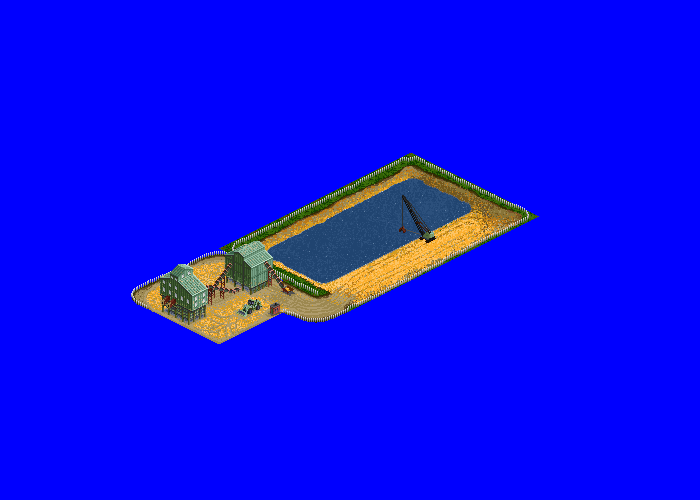
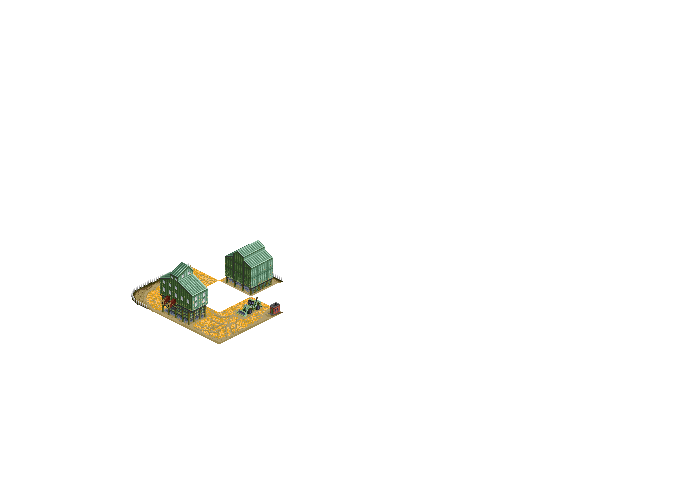
Layer changes from the first 700 × 500 image to the second:
hid "ground" (3rd of 5, in "Processor layout 1" › "connector 2") over [left=251, top=281, right=347, bottom=323]
hid "tile gravel copy 5" (2nd of 2, in "Processor layout 1" › "connector 2") over [left=251, top=281, right=315, bottom=312]
showed group "Conveyors NW-SE" (1st of 2, in "Processor layout 1") (3 layers) over [left=123, top=271, right=187, bottom=312]
hid "tile sand" (5th of 11, in "Processor layout 1" › "Conveyors SW-NE") over [left=187, top=281, right=251, bottom=312]
painted on "crusher" (4th of 6, in "Processor layout 1" › "crusher") over [left=169, top=240, right=272, bottom=285]
showed group "connector 1" (4 layers) over [left=291, top=294, right=377, bottom=344]
showed group "Screen house and crusher" (47 layers) over [left=79, top=291, right=423, bottom=408]
showed group "pit copy" (57 layers) over [left=310, top=207, right=699, bottom=457]
hid "fence 2" (2nd of 2, in "pit") over [left=347, top=206, right=529, bottom=312]
hid "fence 1" (2nd of 2, in "pit") over [left=232, top=156, right=521, bottom=295]
hid "water" (2nd of 2, in "pit") over [left=267, top=179, right=471, bottom=283]
hid "tracks" (3rd of 3, in "pit") over [left=348, top=215, right=490, bottom=296]
hid "banks" (2nd of 2, in "pit") over [left=244, top=165, right=522, bottom=312]
hid group "grass" (3rd of 4, in "pit") (24 layers) over [left=219, top=153, right=539, bottom=312]
hid "grass copy 23" (2nd of 2, in "pit" › "grass") over [left=315, top=281, right=379, bottom=312]
hid "grass copy 22" (2nd of 2, in "pit" › "grass") over [left=347, top=265, right=411, bottom=296]
hid "grass copy 21" (2nd of 2, in "pit" › "grass") over [left=379, top=249, right=443, bottom=280]
hid "grass copy 20" (2nd of 2, in "pit" › "grass") over [left=411, top=233, right=475, bottom=264]
hid "blue" over [left=0, top=0, right=700, bottom=500]
…and 32 more changes (1 painted, 31 visibility)
